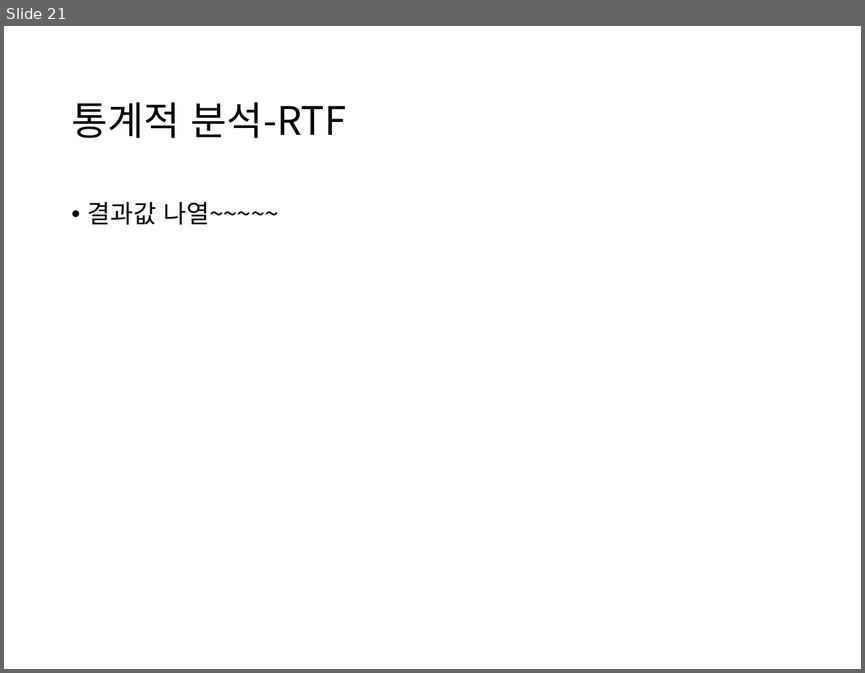
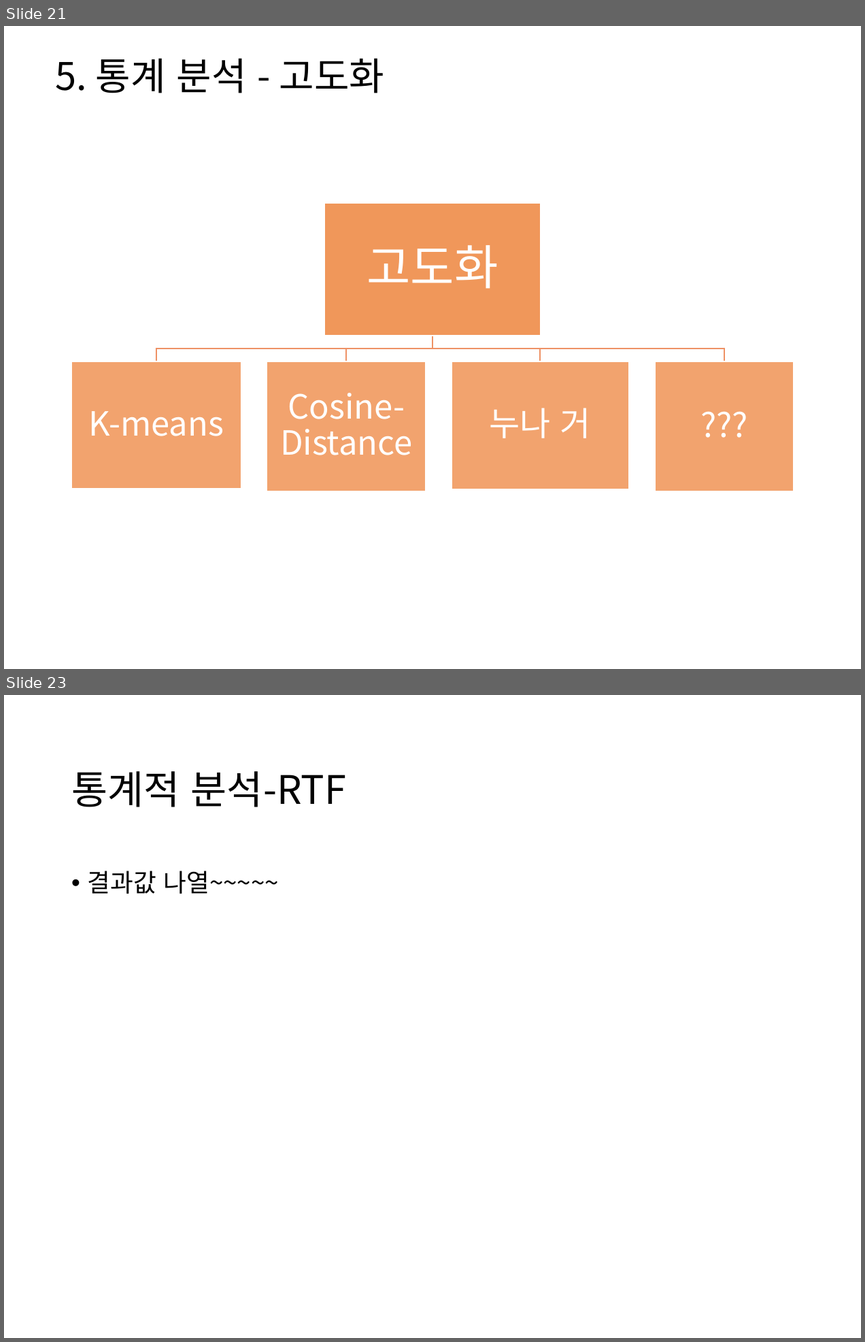
Before and after one commit to HaYongdae/issuewhatshow, a slide deck: doc/최종 PPT.pptx. Shown one above the other, each under a label of ours: slide 21 before the commit, slides 21 and 23 after it; the slides between them are not shown. The pictures are 865x673 and 865x1342 pixels, drawn with LibreOffice and Linux fonts; fonts in the diff are those of the drawing. Boxes give left, top, right and bottom in pixels: in the first picture for what was removed or moved away, otherwise in the second. Text is boxed around its words. In the diff, an @@ line names an element or a change of style, - is before the commit and + after.

Commit message:
업그레이드중고도화전까지

```diff
--- a/doc/최종 PPT.pptx
+++ b/doc/최종 PPT.pptx
@@ slide 21 added at (4,26,861,669), background #FFFFFF @@
@@ title added at (56,58,385,93), 32 pt, text #000000 @@
+5. 통계 분석 - 고도화
@@ group added at (72,203,793,490): 5 rectangles, 5 texts, 4 freeform shapes @@
+고도화
+K-means
+Cosine-Distance
+누나 거
+???
@@ what was slide 21 is now slide 23 @@
```
Also in this commit, not shown: 9 slides changed, 5 other slides added, 4 slides removed.
